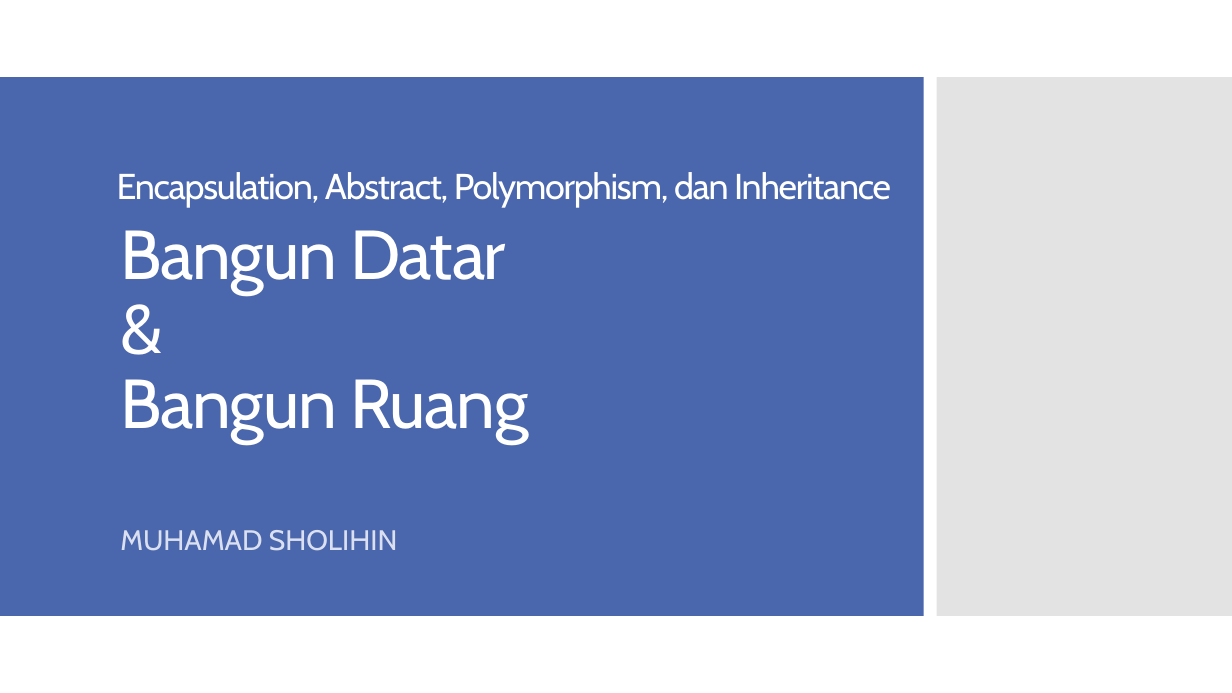
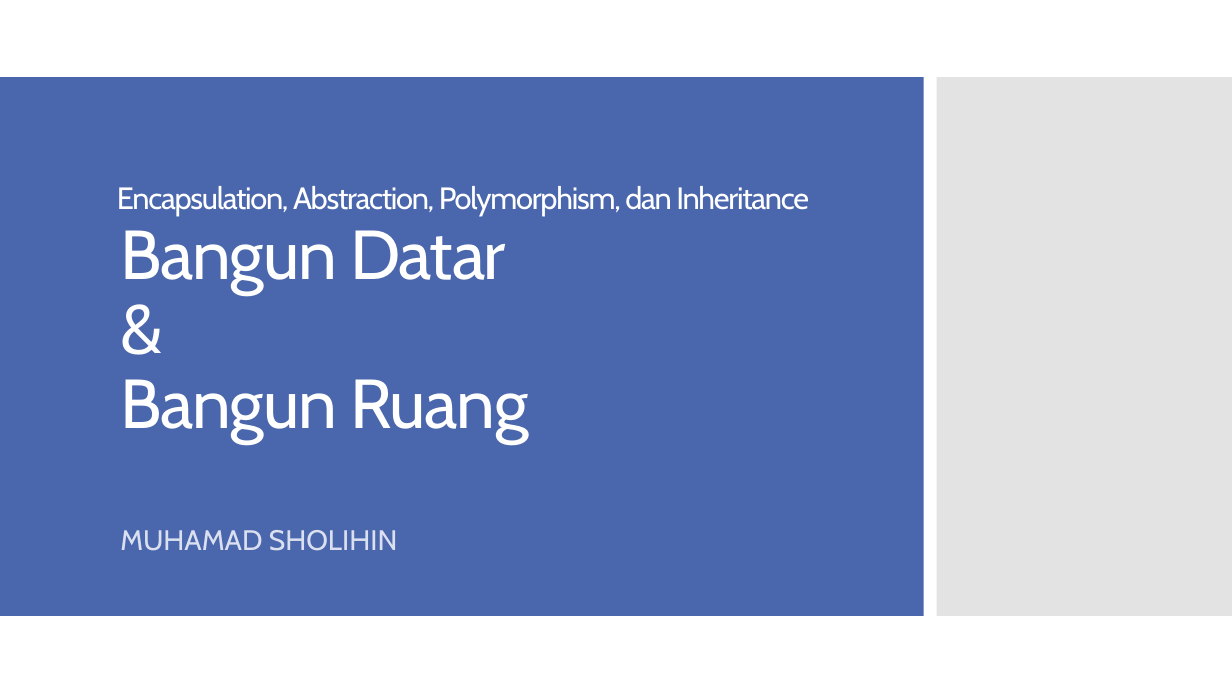
Before and after one commit to lihinxgufin/Git, a slide deck: slide 1 of Week1/02/Presentasi Weekly Test1 - Muhamad Sholihin.pptx. Drawn at 1232x693 pixels with LibreOffice and Linux fonts; fonts in the diff are those of the drawing. Boxes give left, top, right and bottom in pixels: in the first picture for what was removed or moved away, otherwise in the second. Text is boxed around its words. In the diff, an @@ line names an element or a change of style, - is before the commit and + after.

```diff
--- a/Week1/02/Presentasi Weekly Test1 - Muhamad Sholihin.pptx
+++ b/Week1/02/Presentasi Weekly Test1 - Muhamad Sholihin.pptx
@@ text at [117,186,809,216]: text changed; size 28 to 24 pt @@
-Encapsulation, Abstract, Polymorphism, dan Inheritance
+Encapsulation, Abstraction, Polymorphism, dan Inheritance
```
Also in this commit, not shown: 1 other slide changed, 1 slide added.
